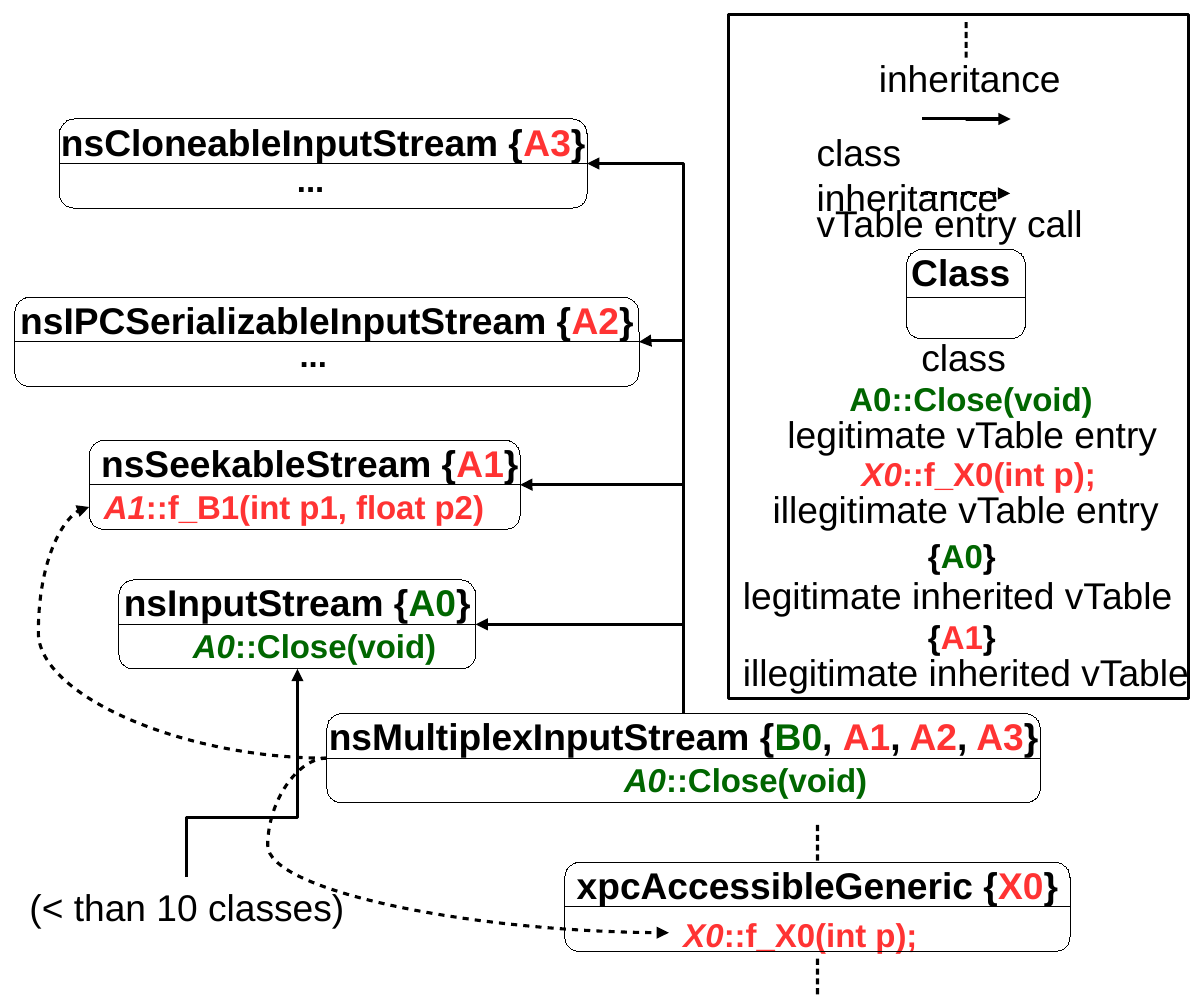
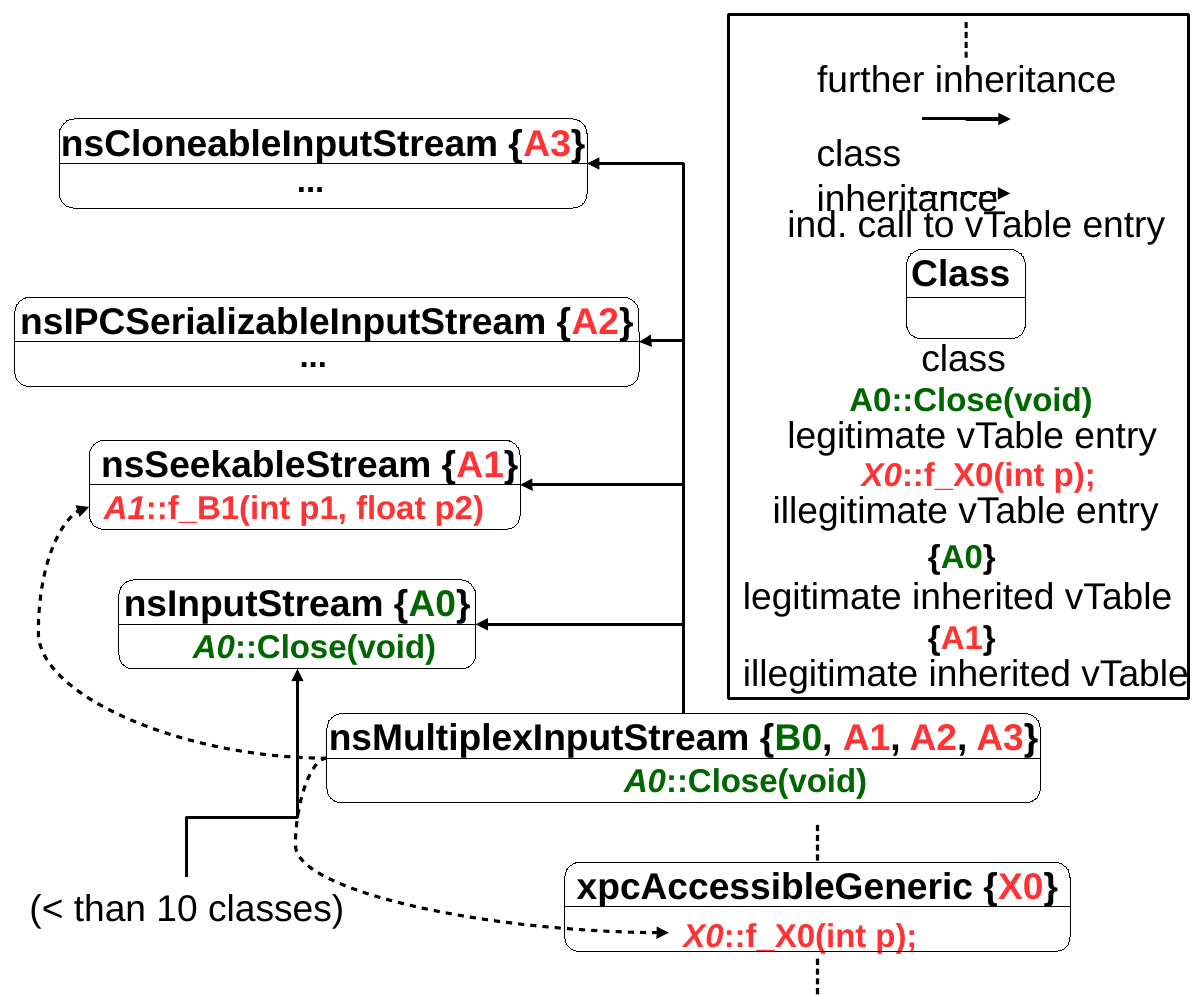
Before and after one commit to IntRepair/tauCFI, a slide deck: slide 1 of Master_ThesisTemplate/figures/class_hierarchy.odp. Drawn at 1204x996 pixels with LibreOffice and Linux fonts; fonts in the diff are those of the drawing. Boxes give left, top, right and bottom in pixels: in the first picture for what was removed or moved away, otherwise in the second. Text is boxed around its words. In the diff, an @@ line names an element or a change of style, - is before the commit and + after.

```diff
--- a/Master_ThesisTemplate/figures/class_hierarchy.odp
+++ b/Master_ThesisTemplate/figures/class_hierarchy.odp
@@ text at (x1=817, y1=65, x2=1117, y2=93): text changed @@
-inheritance
+further inheritance
@@ text at (x1=787, y1=208, x2=1166, y2=244): text changed @@
-vTable entry call
+ind. call to vTable entry
@@ curved arrow (327, 758) - (669, 932): route changed @@
```
Also in this commit, not shown: 15 other files.
